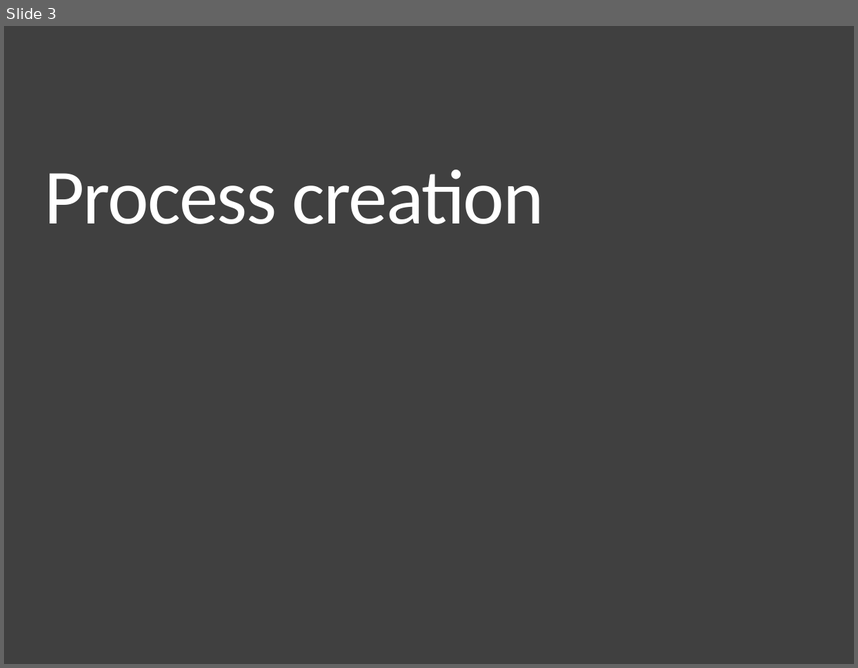
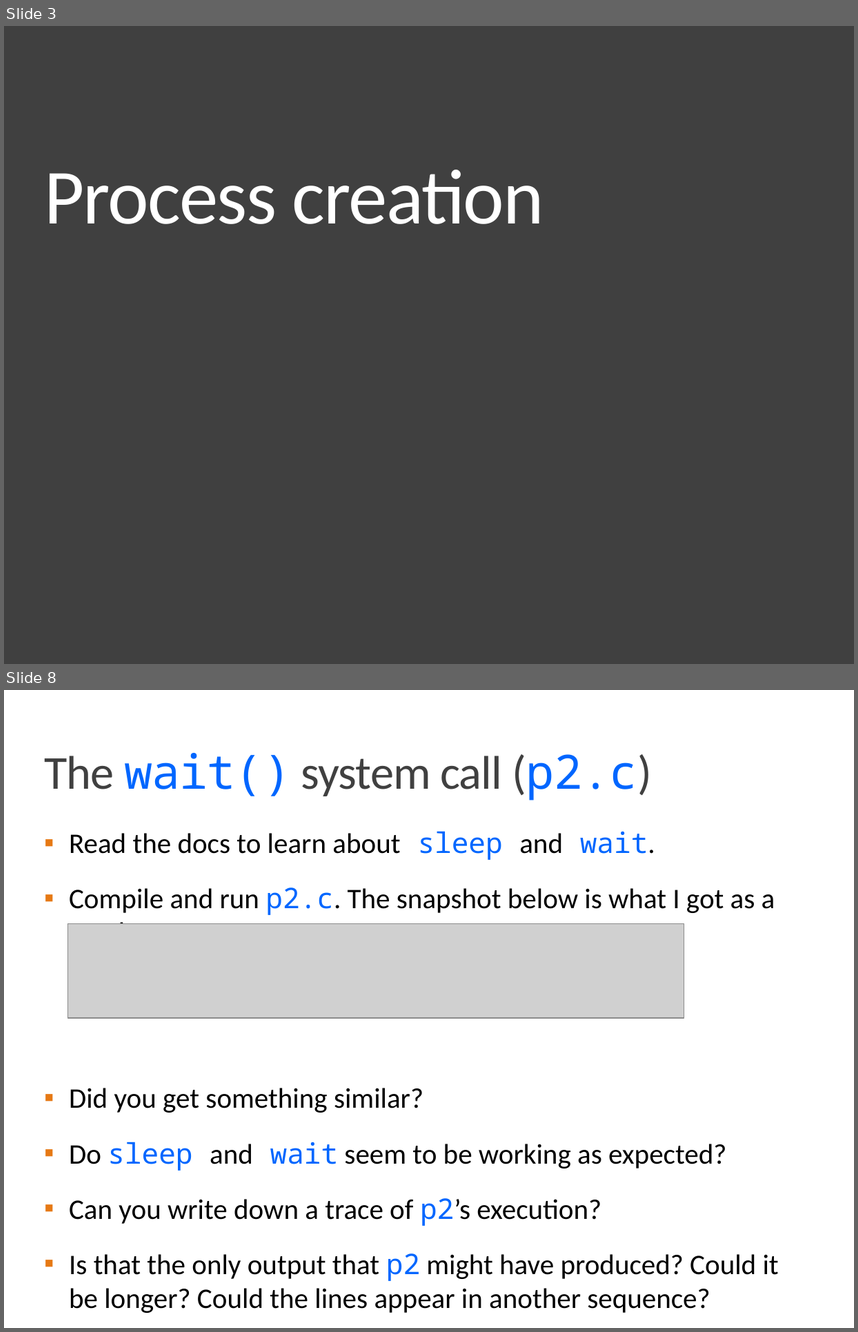
Before and after one commit to CattoAJ/MC504-2018s2, a slide deck: notebooks/nb180808/MC504-2018s2-T02-The_Process_API.pptx. Shown one above the other, each under a label of ours: slide 3 before the commit, slides 3 and 8 after it; the slides between them are not shown. The pictures are 858x668 and 858x1332 pixels, drawn with LibreOffice and Linux fonts; fonts in the diff are those of the drawing; grey boxes stand for pictures. Boxes give left, top, right and bottom in pixels: in the first picture for what was removed or moved away, otherwise in the second. Text is boxed around its words. In the diff, an @@ line names an element or a change of style, - is before the commit and + after.

```diff
--- a/notebooks/nb180808/MC504-2018s2-T02-The_Process_API.pptx
+++ b/notebooks/nb180808/MC504-2018s2-T02-The_Process_API.pptx
@@ slide 8 added at box(4, 690, 854, 1328), background #FFFFFF @@
@@ title added at box(44, 753, 652, 800), 40 pt, text #404040 @@
+The wait() system call (p2.c)
@@ text added at box(69, 831, 779, 1308), 24 pt, text #000000 @@
+▪ Read the docs to learn about sleep and wait.
+▪ Compile and run p2.c. The snapshot below is what I got as a result.
+▪ Did you get something similar?
+▪ Do sleep and wait seem to be working as expected?
+▪ Can you write down a trace of p2’s execution?
+▪ Is that the only output that p2 might have produced? Could it be longer? Could the lines appear in another sequence?
@@ picture added at box(67, 924, 684, 1018) @@
```
Also in this commit, not shown: 2 slides changed, 9 other slides added, 2 slides removed, 6 other files.
